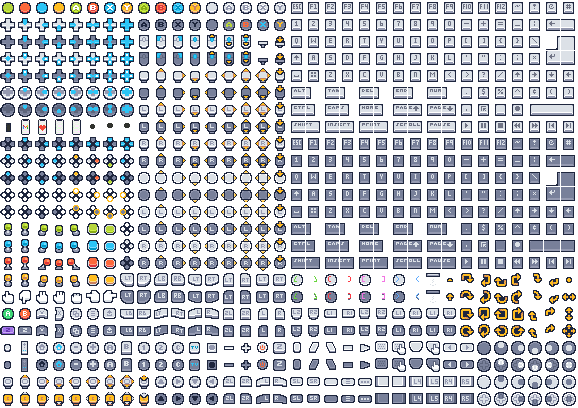
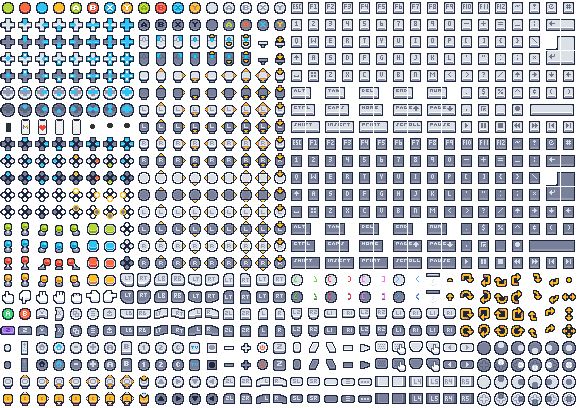
Revision of a layered 578px x 408px image; what changed, layer by layer:
painted on "tilemap" over (543, 240, 561, 252)